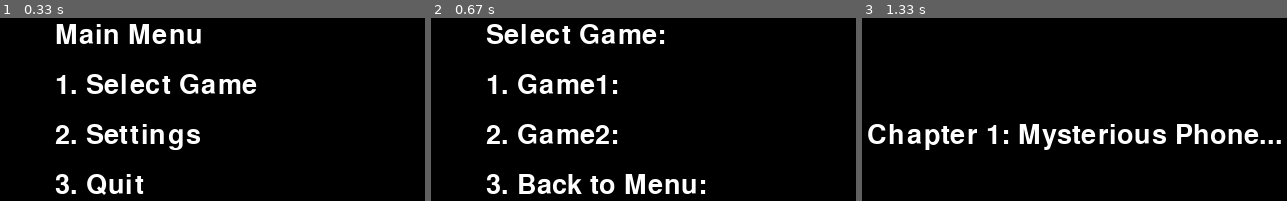
Above: before the commit, frames 1-3 (left to right).
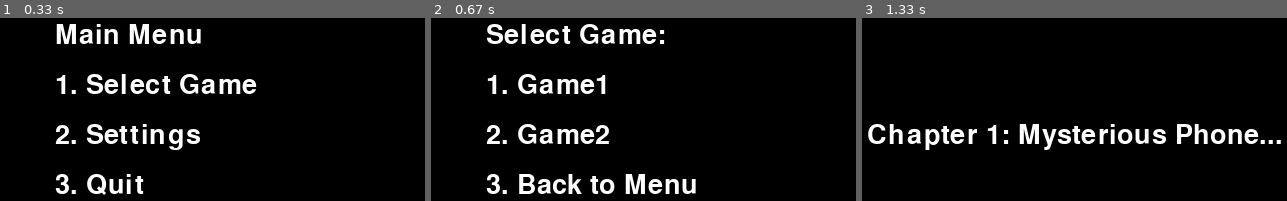
Above: after the commit, the same moments.

Repository: RihoLuik/Choose-Your-Adventure-PyGame
Game: pygame game, started from main.py
Same seed, same stepped clock (60 frames per second), same inputs: the game is played once before the commit and once after it.
Inputs:
- Up to frame 1 (0.33 s): no input
- Up to frame 2 (0.67 s): tap 1 at 0.33 s
- Up to frame 3 (1.33 s): tap 2 at 0.67 s

Frame 1 is identical in both runs. In frame 2, 0.1% of the frame differs, in the area x 42-65%, y 33-97%; in frame 3, nothing differs.

Commit message:
main.py changes
changed text a little bit under "game_selecting" to make it look better.

settings changes don't matter, only adjustments after testing

Diff:
--- a/main.py
+++ b/main.py
@@ -38,9 +38,9 @@
     while game_selecting:
         screen.fill(BLACK)
         draw_text("Select Game:", 300, 150)
-        draw_text("1. Game1:", 300, 200)
-        draw_text("2. Game2:", 300, 250)
-        draw_text("3. Back to Menu:", 300, 300)
+        draw_text("1. Game1", 300, 200)
+        draw_text("2. Game2", 300, 250)
+        draw_text("3. Back to Menu", 300, 300)
         pygame.display.flip()
 
         for event in pygame.event.get():
--- a/settings.json
+++ b/settings.json
@@ -3,6 +3,6 @@
         800,
         600
     ],
-    "fullscreen": "windowed",
-    "volume": 0.8999999999999999
+    "fullscreen": "borderless",
+    "volume": 0.2
 }
